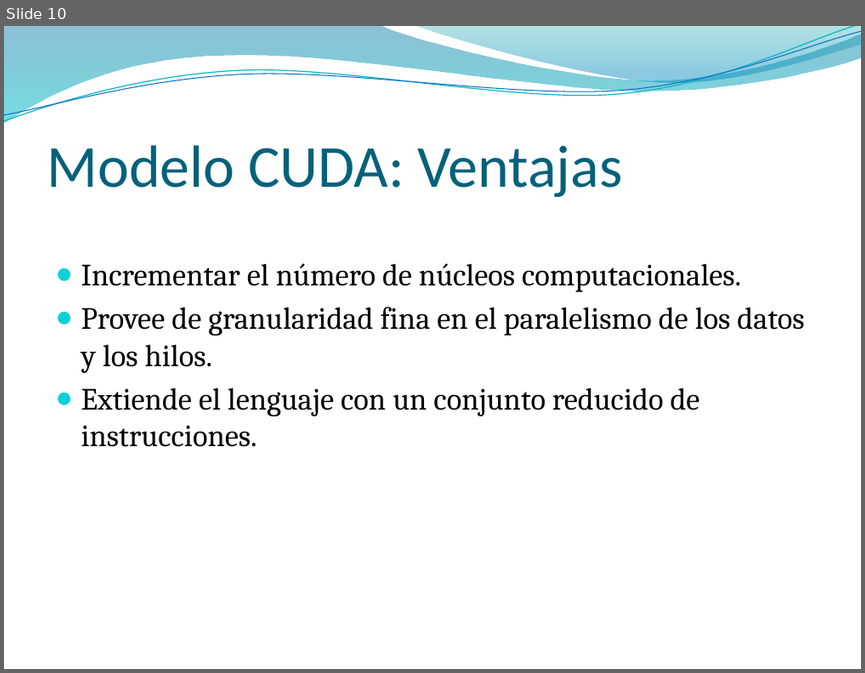
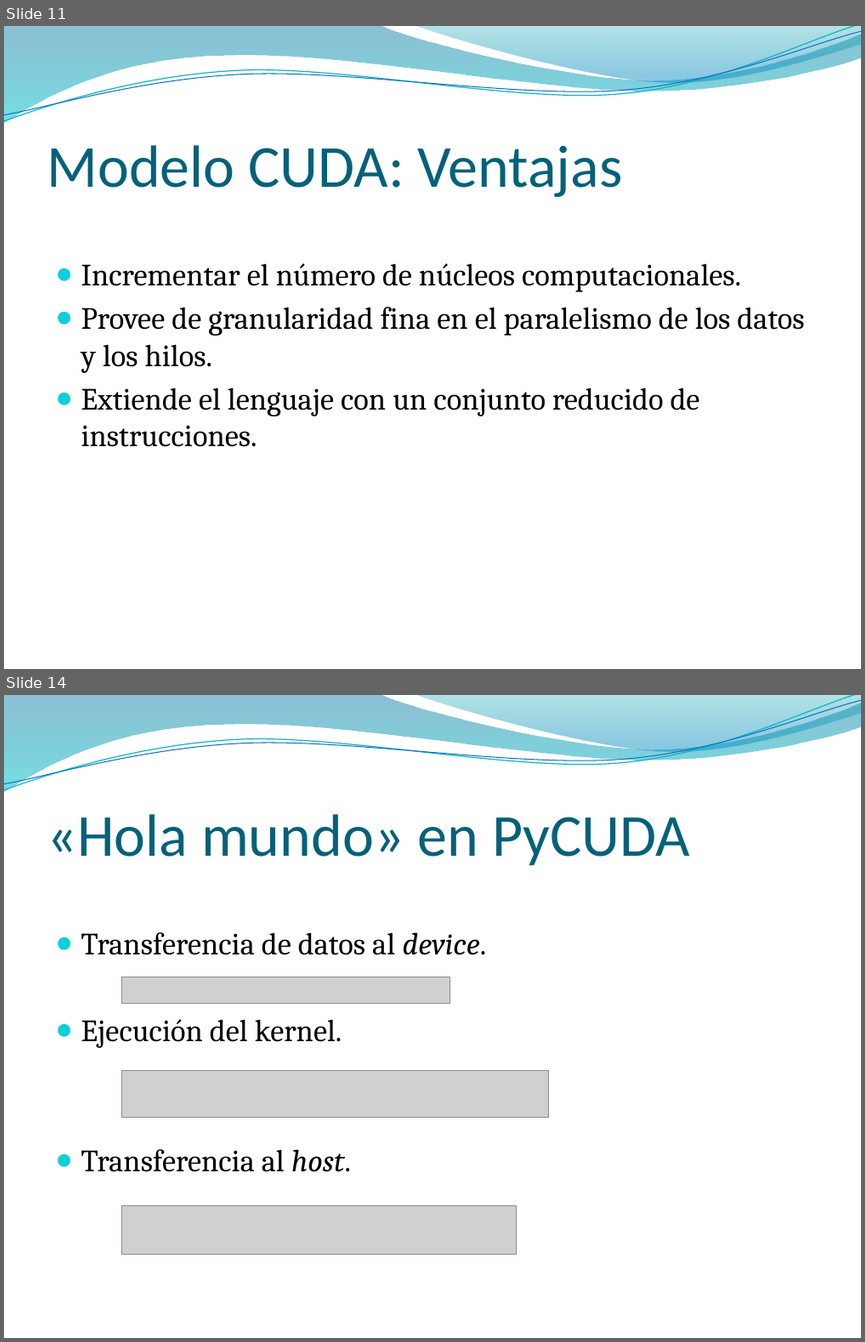
Before and after one commit to vinaygaba/pycuda-filters, a slide deck: out/presentacion/presentacionTAD.pptx. Shown one above the other, each under a label of ours: slide 10 before the commit, slides 11 and 14 after it; the slides between them are not shown. The pictures are 865x673 and 865x1342 pixels, drawn with LibreOffice and Linux fonts; fonts in the diff are those of the drawing; grey boxes stand for pictures; background and template pictures are left out. Boxes give left, top, right and bottom in pixels: in the first picture for what was removed or moved away, otherwise in the second. Text is boxed around its words. In the diff, an @@ line names an element or a change of style, - is before the commit and + after.

```diff
--- a/out/presentacion/presentacionTAD.pptx
+++ b/out/presentacion/presentacionTAD.pptx
@@ slide 14 added at [4, 695, 861, 1338], background picture (left out); not listed: 4 template elements that a slide beside it also shows @@
@@ title added at [46, 814, 690, 866], 50 pt, text #04617B @@
+«Hola mundo» en PyCUDA
@@ text added at [81, 932, 487, 1172], 26 pt, text #000000 @@
+● Transferencia de datos al device.
+● Ejecución del kernel.
+● Transferencia al host.
@@ picture added at [122, 976, 450, 1003] @@
@@ picture added at [122, 1071, 549, 1117] @@
@@ picture added at [122, 1205, 517, 1253] @@
@@ what was slide 10 is now slide 11 @@
```
Also in this commit, not shown: 2 slides changed, 4 other slides added.
